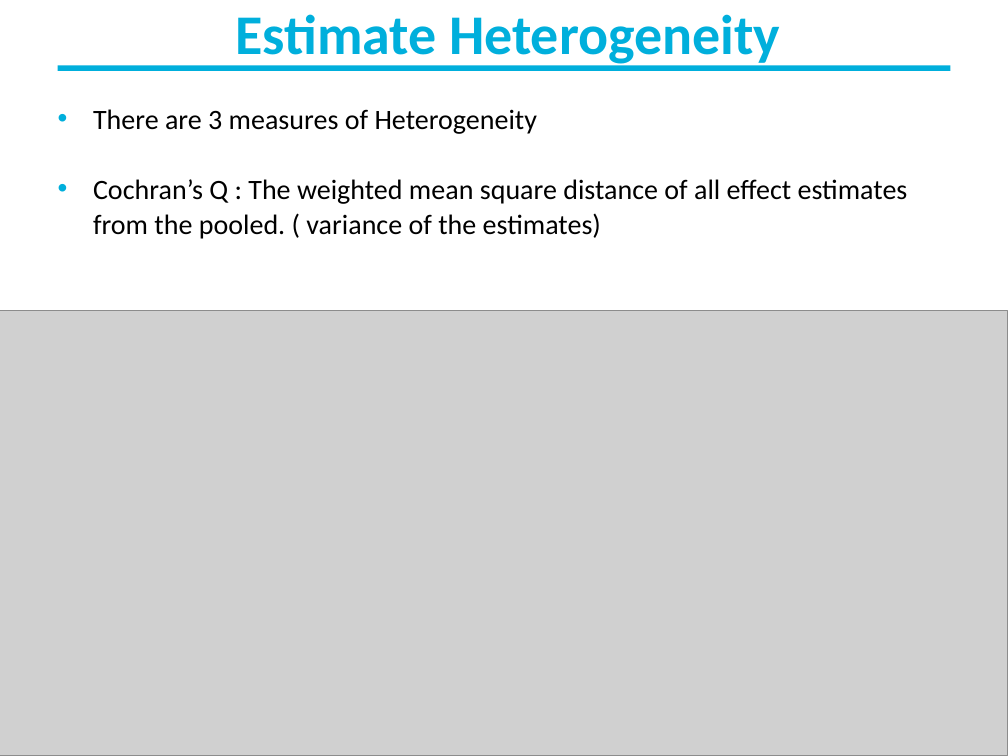
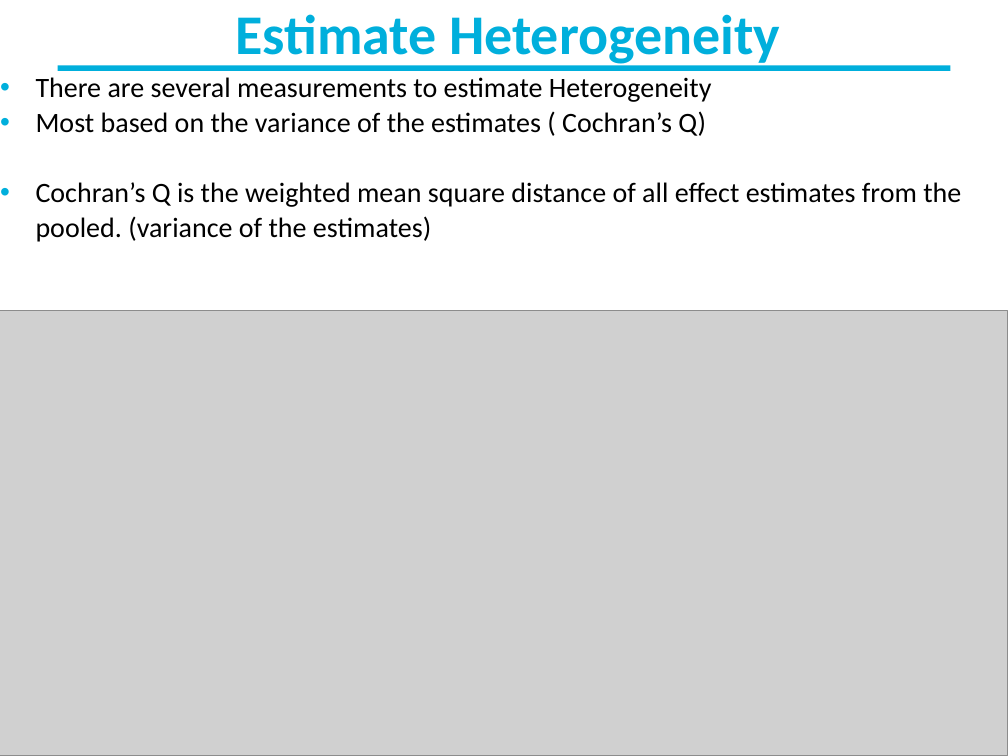
Before and after one commit to Fideborios/meta-analysis, a slide deck: slide 8 of Meta-reg_SA_Heterogeneity.pptx. Drawn at 1008x756 pixels with LibreOffice and Linux fonts; fonts in the diff are those of the drawing; grey boxes stand for pictures; background and template pictures are left out. Boxes give left, top, right and bottom in pixels: in the first picture for what was removed or moved away, otherwise in the second. Text is boxed around its words. In the diff, an @@ line names an element or a change of style, - is before the commit and + after.

```diff
--- a/Meta-reg_SA_Heterogeneity.pptx
+++ b/Meta-reg_SA_Heterogeneity.pptx
@@ text at bbox=[36, 77, 961, 242]: text changed @@
-• There are 3 measures of Heterogeneity
-• Cochran’s Q : The weighted mean square distance of all effect estimates from the pooled. ( variance of the estimates)
+• There are several measurements to estimate Heterogeneity
+• Most based on the variance of the estimates ( Cochran’s Q)
+• Cochran’s Q is the weighted mean square distance of all effect estimates from the pooled. (variance of the estimates)
```
Also in this commit, not shown: 19 other slides changed, 1 slide removed, 13 other files.
